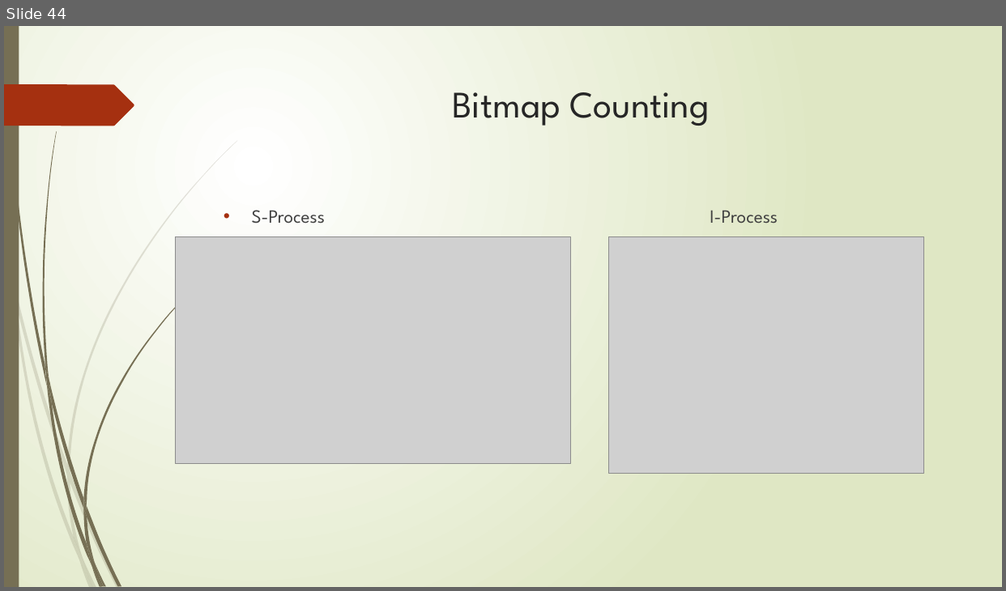
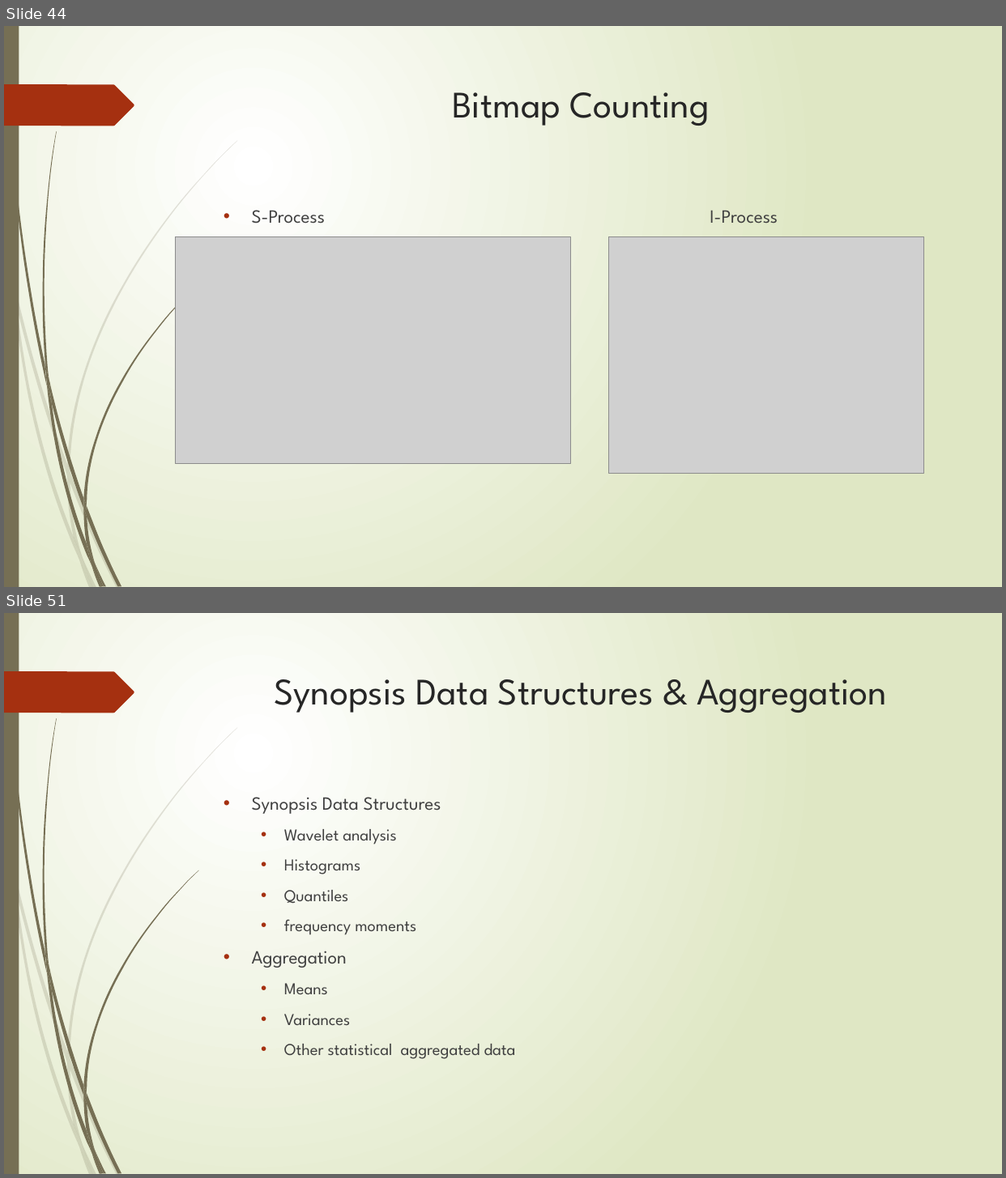
Before and after one commit to zixiaojindao/time-series-survey, a slide deck: slide/tsdm.pptx. Shown one above the other, each under a label of ours: slide 44 before the commit, slides 44 and 51 after it; the slides between them are not shown. The pictures are 1006x591 and 1006x1178 pixels, drawn with LibreOffice and Linux fonts; fonts in the diff are those of the drawing; grey boxes stand for pictures. Boxes give left, top, right and bottom in pixels: in the first picture for what was removed or moved away, otherwise in the second. Text is boxed around its words. In the diff, an @@ line names an element or a change of style, - is before the commit and + after.

Commit message:
update suvey for data stream

```diff
--- a/slide/tsdm.pptx
+++ b/slide/tsdm.pptx
@@ slide 51 added at <box>4,613,1002,1174</box>, background gradient #FFFFFF to #DFE8C4; not listed: 24 template elements that a slide beside it also shows @@
@@ title added at <box>275,679,887,713</box>, 36 pt, text #262626 @@
+Synopsis Data Structures & Aggregation
@@ text added at <box>252,797,516,1059</box>, 16 pt, text #404040 @@
+• Synopsis Data Structures
+  • Wavelet analysis
+  • Histograms
+  • Quantiles
+  • frequency moments
+• Aggregation
+  • Means
+  • Variances
+  • Other statistical aggregated data
```
Also in this commit, not shown: 6 other slides added, 6 other files.
